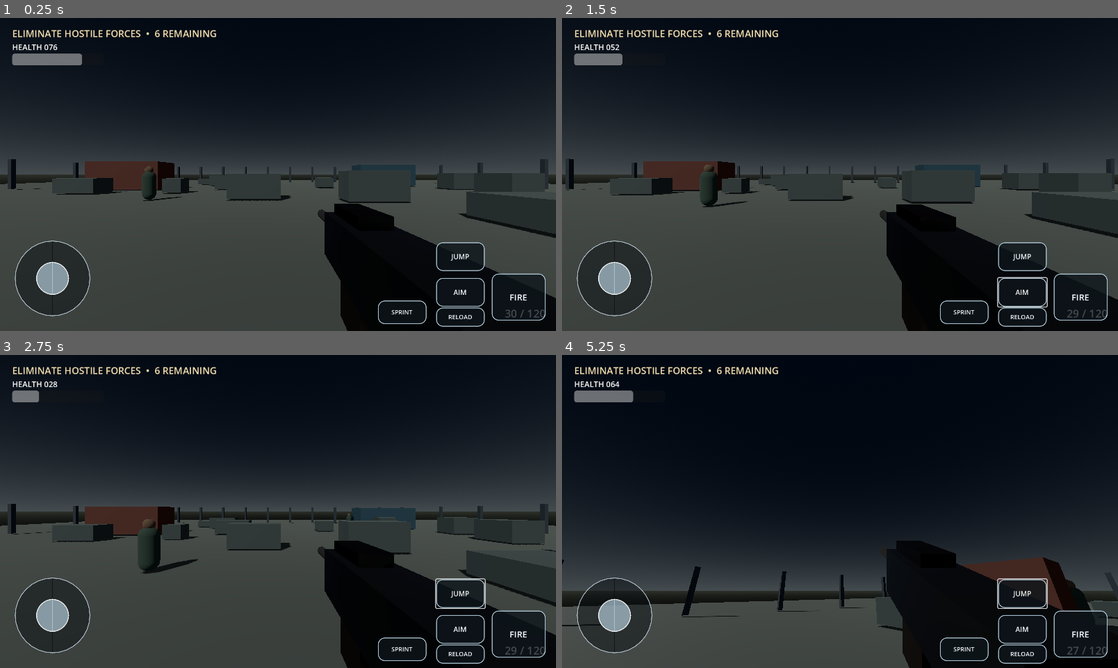
Above: before the commit, frames 1-4 (two rows, left to right).
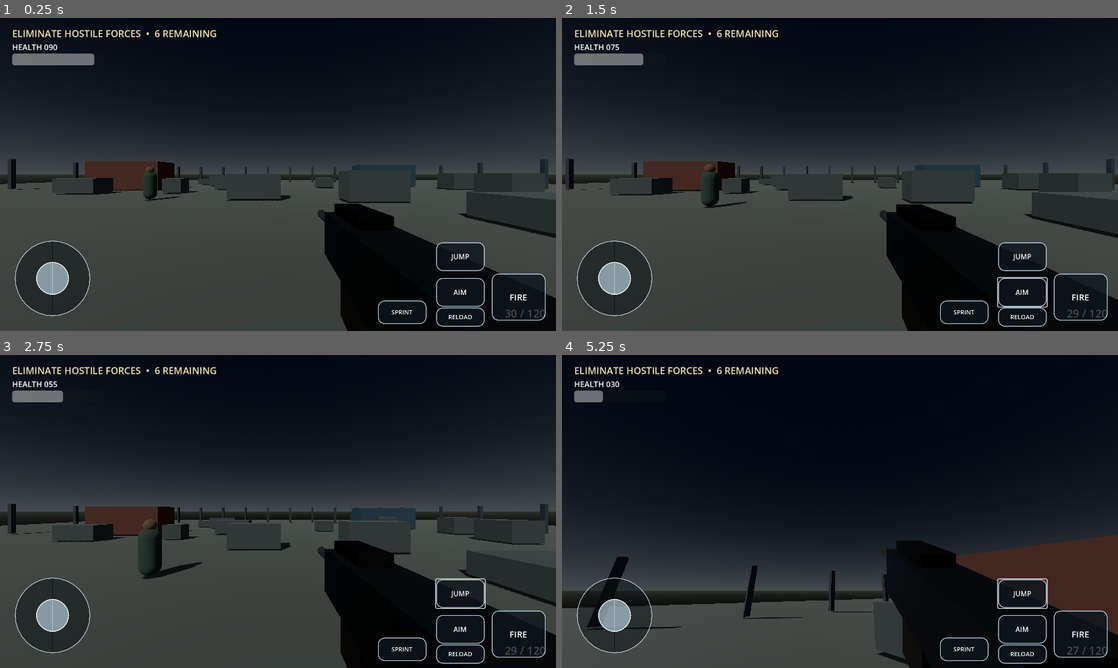
Above: after the commit, the same moments.

Repository: muhammad-ali-khaskheli/OPERATION-BLACK-VEIL
Game: Godot game, scene res://scenes/main.tscn
The game is run twice, just before and just after one commit, with the same random seed, the same clock (stepped at 60 frames per second) and the same inputs.
Inputs (mouse positions are in pixels of both pictures, inside the frame that each line leads up to):
- Up to frame 1 (0.25 s): no input
- Up to frame 2 (1.5 s): click "FIRE" at 0.5 s; click "AIM" at 1.25 s
- Up to frame 3 (2.75 s): click "JUMP" at 2 s
- Up to frame 4 (5.25 s): tap Enter at 2.75 s; move the mouse to (867, 511) at 2.77 s; hold Shift (sprint) 2.78-3.53 s; hold W (move_forward) from 2.78 s (still down); click (867, 511) at 2.92 s; tap Space (jump) at 3.02, 3.77 s; move the mouse to (812, 511) at 3.52 s; tap Shift (sprint) at 3.6, 5.1 s; move the mouse to (851, 505) at 4.27 s; hold Shift (sprint) 4.28-5.03 s; move the mouse to (834, 517) at 5.02 s; click (834, 517) at 5.17 s

The runs differ from the first frame. In frame 1, 0.1% of the frame differs, in the area x 8-33%, y 8-59%; in frame 2, 0.2%; in frame 3, 0.5%; in frame 4, 4.7%, in the area x 0-100%, y 8-99%.

Commit message:
Upgrade hostiles with patrol, detection, pursuit and line-of-sight combat

Diff:
--- a/scripts/enemy.gd
+++ b/scripts/enemy.gd
@@ -1,9 +1,18 @@
 extends CharacterBody3D
+
 var target: Node3D
 var enemy_id := 0
 var health := 100.0
 var attack_timer := 0.0
+var patrol_origin := Vector3.ZERO
+var patrol_initialized := false
 var body_mesh: MeshInstance3D
+var head_mesh: MeshInstance3D
+var alert_level := 0.0
+const DETECT_RANGE := 32.0
+const ATTACK_RANGE := 19.0
+const PATROL_SPEED := 1.15
+const CHASE_SPEED := 2.35
 
 func _ready() -> void:
 	add_to_group("enemies")
@@ -25,45 +34,83 @@
 	body_mesh.material_override = mat
 	body_mesh.position.y = 0.9
 	add_child(body_mesh)
-	var head := MeshInstance3D.new()
+	head_mesh = MeshInstance3D.new()
 	var sphere := SphereMesh.new()
 	sphere.radius = 0.22
 	sphere.height = 0.44
-	head.mesh = sphere
+	head_mesh.mesh = sphere
 	var head_mat := StandardMaterial3D.new()
 	head_mat.albedo_color = Color(0.24,0.19,0.14)
-	head.material_override = head_mat
-	head.position.y = 1.82
-	add_child(head)
+	head_mesh.material_override = head_mat
+	head_mesh.position.y = 1.82
+	add_child(head_mesh)
 
 func _physics_process(delta: float) -> void:
 	if not is_instance_valid(target): return
-	attack_timer = maxf(0,attack_timer-delta)
-	var to_target: Vector3 = target.global_position-global_position
-	to_target.y = 0
-	var distance := to_target.length()
-	if distance > 2.8 and distance < 42:
-		var dir := to_target.normalized()
-		velocity.x = dir.x*2.0
-		velocity.z = dir.z*2.0
-		look_at(Vector3(target.global_position.x,global_position.y,target.global_position.z),Vector3.UP)
+	if not patrol_initialized:
+		patrol_origin = global_position
+		patrol_initialized = true
+	attack_timer = maxf(0.0, attack_timer - delta)
+	var to_target := target.global_position - global_position
+	var flat_to_target := Vector3(to_target.x, 0.0, to_target.z)
+	var distance := flat_to_target.length()
+	var can_see := distance <= DETECT_RANGE and _has_line_of_sight()
+	var move_direction := Vector3.ZERO
+	var move_speed := PATROL_SPEED
+
+	if can_see:
+		alert_level = minf(1.0, alert_level + delta * 2.5)
+		if distance > 7.0:
+			move_direction = flat_to_target.normalized()
+			move_speed = CHASE_SPEED
+		if distance < ATTACK_RANGE and attack_timer <= 0.0:
+			attack_timer = 1.35
+			if target.has_method("take_damage"):
+				target.take_damage(5.0)
 	else:
-		velocity.x = move_toward(velocity.x,0,5*delta)
-		velocity.z = move_toward(velocity.z,0,5*delta)
-	if not is_on_floor(): velocity.y -= 9.8*delta
+		alert_level = maxf(0.0, alert_level - delta * 0.4)
+		var t := float(Time.get_ticks_msec()) * 0.00035 + float(enemy_id) * 1.7
+		var patrol_point := patrol_origin + Vector3(cos(t) * 3.0, 0.0, sin(t) * 3.0)
+		var to_patrol := patrol_point - global_position
+		to_patrol.y = 0.0
+		if to_patrol.length() > 0.35:
+			move_direction = to_patrol.normalized()
+
+	if move_direction.length() > 0.05:
+		var desired := move_direction * move_speed
+		velocity.x = move_toward(velocity.x, desired.x, 7.0 * delta)
+		velocity.z = move_toward(velocity.z, desired.z, 7.0 * delta)
+		var look_point := global_position + move_direction
+		look_at(Vector3(look_point.x, global_position.y, look_point.z), Vector3.UP)
+	else:
+		velocity.x = move_toward(velocity.x, 0.0, 8.0 * delta)
+		velocity.z = move_toward(velocity.z, 0.0, 8.0 * delta)
+
+	if not is_on_floor():
+		velocity.y -= 9.8 * delta
+	else:
+		velocity.y = 0.0
 	move_and_slide()
-	if distance < 24 and attack_timer <= 0:
-		attack_timer = 1.15
-		if target.has_method("take_damage"): target.take_damage(6.0)
+
+func _has_line_of_sight() -> bool:
+	if not is_instance_valid(target): return false
+	var from := global_position + Vector3.UP * 1.45
+	var to := target.global_position + Vector3.UP * 1.2
+	var query := PhysicsRayQueryParameters3D.create(from, to)
+	query.exclude = [get_rid()]
+	var hit := get_world_3d().direct_space_state.intersect_ray(query)
+	return hit.is_empty() or hit.get("collider") == target
 
 func take_hit(amount: float) -> void:
 	health -= amount
-	if health <= 0:
-		if target and target.has_signal("enemy_killed"): target.enemy_killed.emit()
+	if health <= 0.0:
+		if target and target.has_signal("enemy_killed"):
+			target.enemy_killed.emit()
 		queue_free()
 	else:
 		var mat := body_mesh.material_override as StandardMaterial3D
-		mat.albedo_color = Color(0.42,0.12,0.1)
-		get_tree().create_timer(0.12).timeout.connect(func():
-			if is_instance_valid(body_mesh): mat.albedo_color = Color(0.12,0.16,0.13)
+		mat.albedo_color = Color(0.55, 0.12, 0.09)
+		get_tree().create_timer(0.14).timeout.connect(func():
+			if is_instance_valid(body_mesh):
+				mat.albedo_color = Color(0.12, 0.16, 0.13)
 		)
